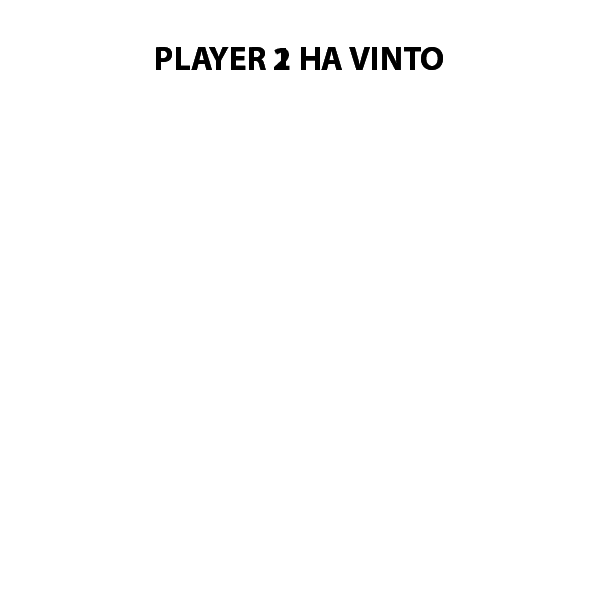
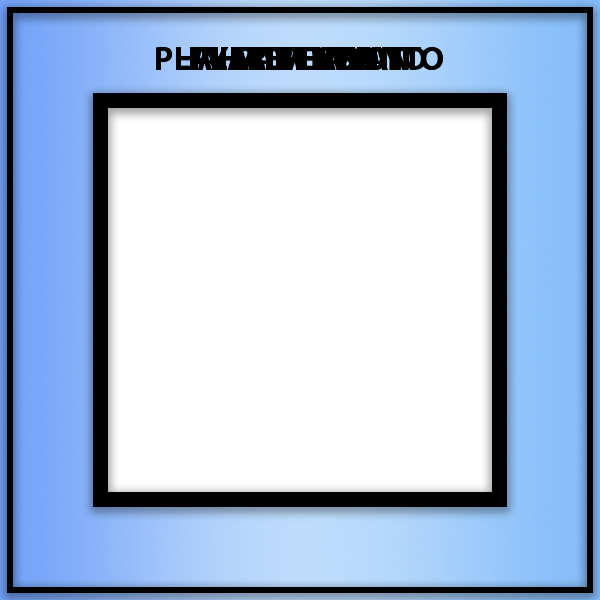
Before/after of a 600 × 600 layered artwork. What changed in the layer stack:
showed "Rettangolo 1" (1st of 2) over [7, 7, 593, 593]
showed "Rettangolo 1" (2nd of 2) over [93, 93, 507, 507]
showed "hai_pareggiato" over [181, 47, 426, 70]
showed "hai_vinto" over [221, 47, 372, 70]
showed "hai_perso" over [221, 47, 378, 70]
showed "player_2_won" over [193, 47, 409, 70]
showed "player_1_won" over [192, 47, 408, 70]
showed "Livello 1" over [0, 0, 600, 600]
